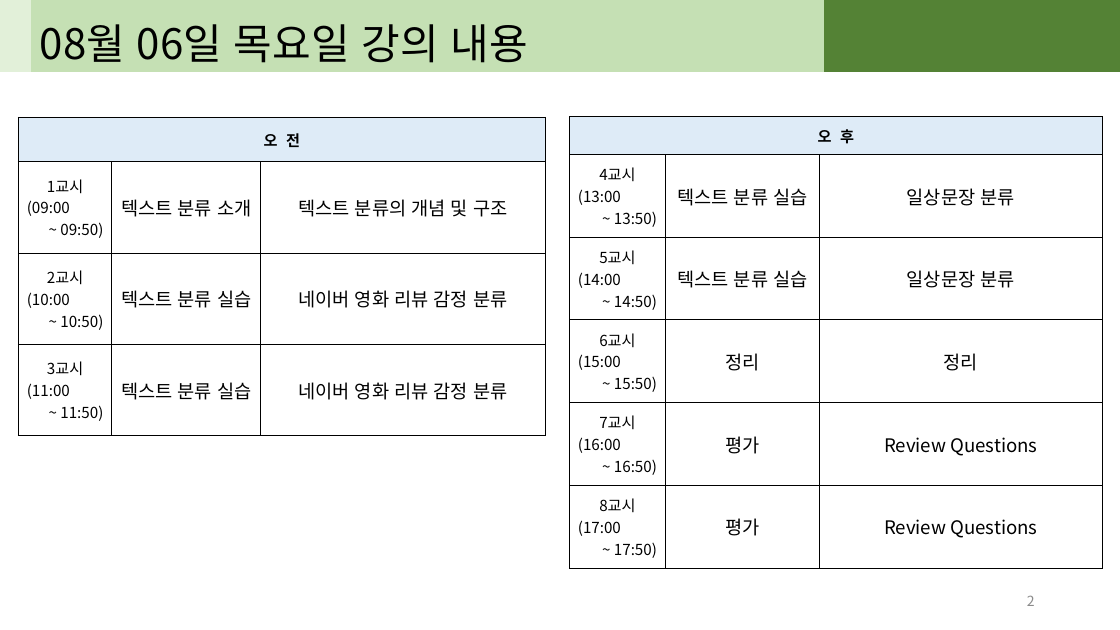
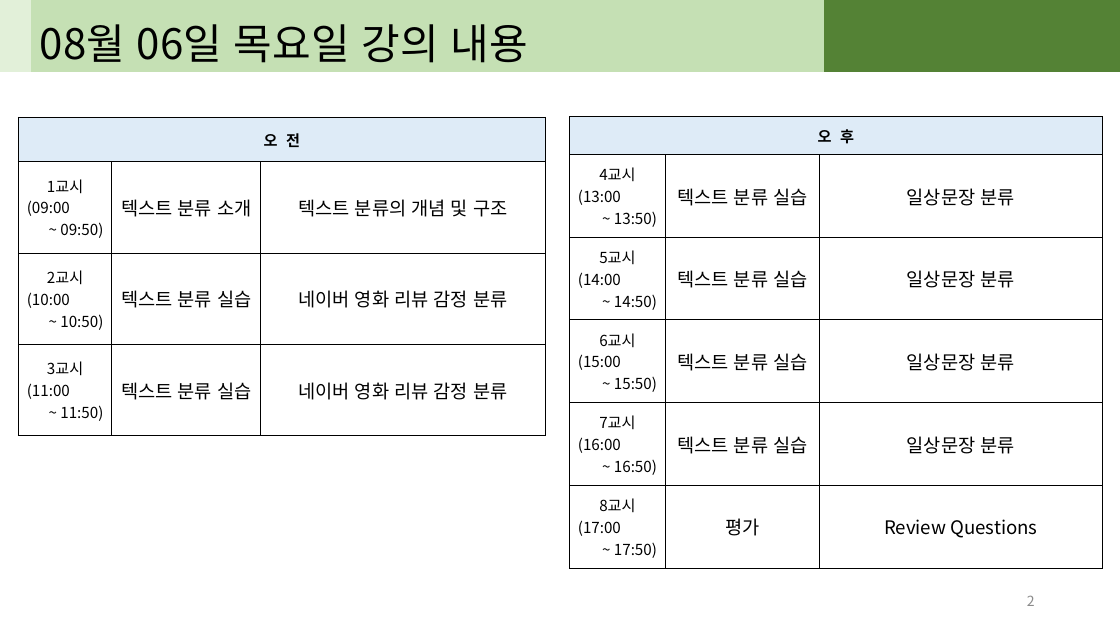
Before and after one commit to john3205/TPDL-20, a slide deck: slide 2 of PPT/06) 4일차-텍스트 분류의 개념 및 구조.pptx. Drawn at 1120x630 pixels with LibreOffice and Linux fonts; fonts in the diff are those of the drawing. Boxes give left, top, right and bottom in pixels: in the first picture for what was removed or moved away, otherwise in the second. Text is boxed around its words. In the diff, an @@ line names an element or a change of style, - is before the commit and + after.

```diff
--- a/PPT/06) 4일차-텍스트 분류의 개념 및 구조.pptx
+++ b/PPT/06) 4일차-텍스트 분류의 개념 및 구조.pptx
@@ table at [570, 117, 1102, 568] @@
-row 4, column 2: 정리
+row 4, column 2: 텍스트 분류 실습
-row 4, column 3: 정리
+row 4, column 3: 일상문장 분류
-row 5, column 2: 평가
+row 5, column 2: 텍스트 분류 실습
-row 5, column 3: Review Questions
+row 5, column 3: 일상문장 분류
```
Also in this commit, not shown: 1 other slide changed, 4 slides added, 6 other files.
